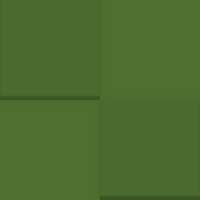
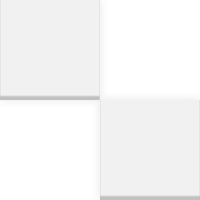
Two versions of the same layered image (200x200). Layer-by-layer changes:
pixels changed over [0, 0, 200, 200] (layer not identified)
